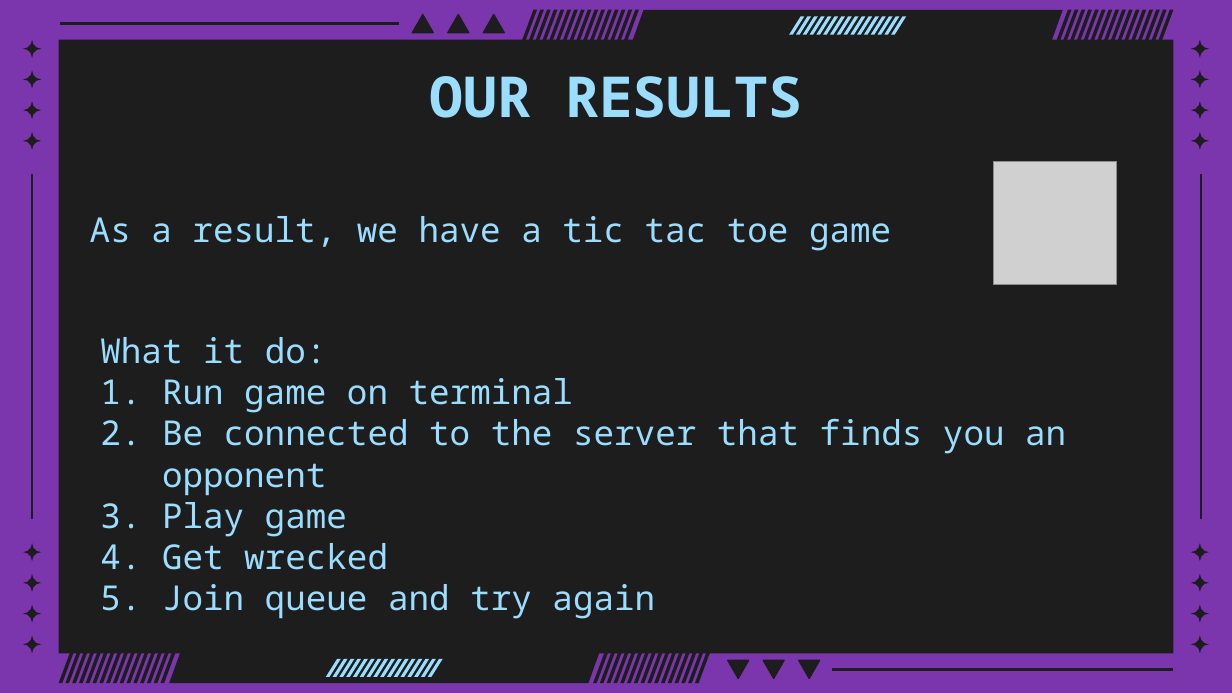
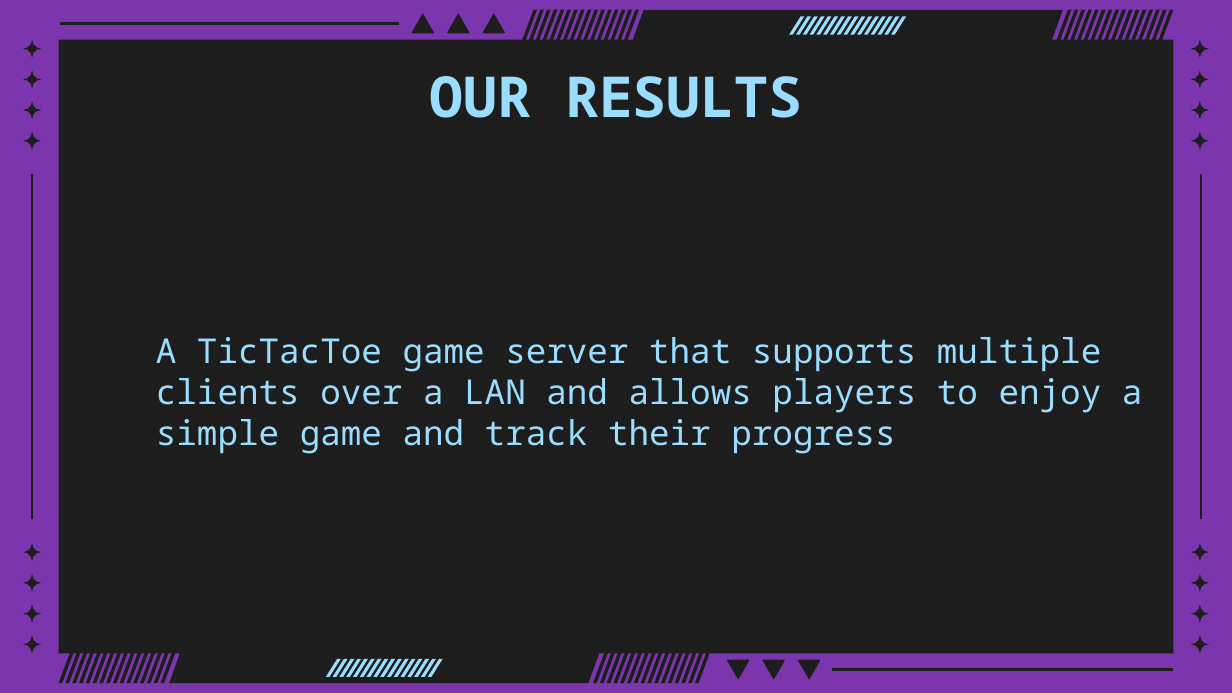
Before and after one commit to fattysun1121/data-comm-group, a slide deck: slide 5 of ppt/242 tictactoe presentation.pptx. Drawn at 1232x693 pixels with LibreOffice and Linux fonts; fonts in the diff are those of the drawing; grey boxes stand for pictures. Boxes give left, top, right and bottom in pixels: in the first picture for what was removed or moved away, otherwise in the second. Text is boxed around its words. In the diff, an @@ line names an element or a change of style, - is before the commit and + after.

```diff
--- a/ppt/242 tictactoe presentation.pptx
+++ b/ppt/242 tictactoe presentation.pptx
@@ picture removed at (x1=993, y1=161, x2=1116, y2=285) @@
@@ text removed at (x1=90, y1=216, x2=891, y2=251) @@
-As a result, we have a tic tac toe game
@@ text at (x1=156, y1=337, x2=1143, y2=454): text changed @@
-What it do:
-1. Run game on terminal
-2. Be connected to the server that finds you an opponent
-3. Play game
-4. Get wrecked
-5. Join queue and try again
+A TicTacToe game server that supports multiple clients over a LAN and allows players to enjoy a simple game and track their progress
```
Also in this commit, not shown: 4 other slides changed, 1 slide added, 1 slide removed.
